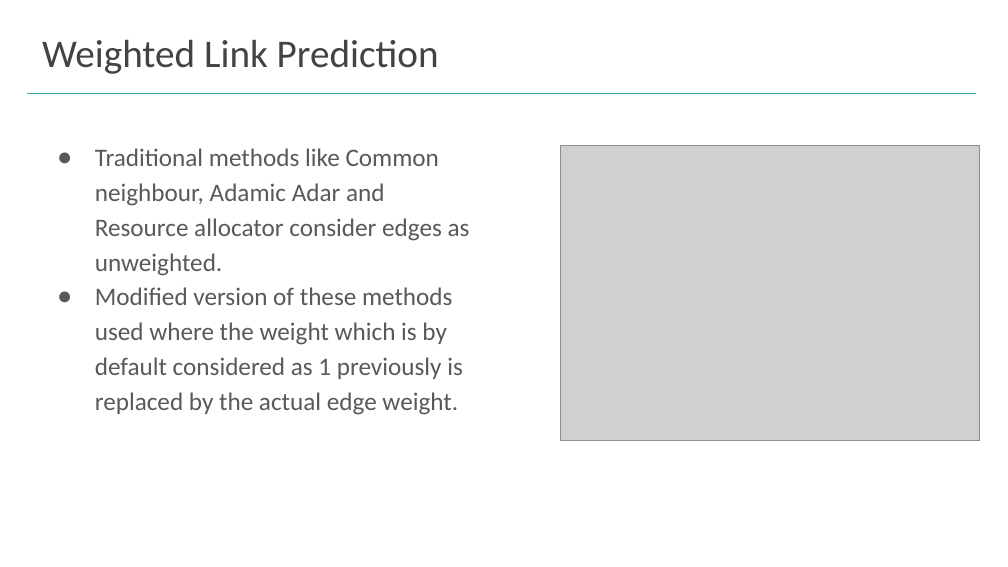
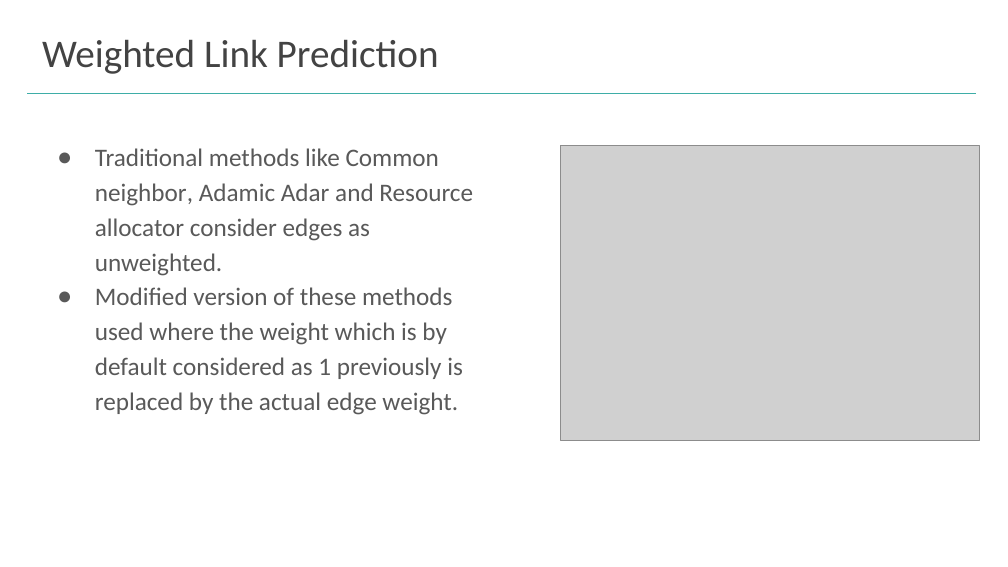
Before and after one commit to anchitgupt/mining-large-network-project, a slide deck: slide 26 of files/MLN_ppt.pptx. Drawn at 1008x567 pixels with LibreOffice and Linux fonts; fonts in the diff are those of the drawing; grey boxes stand for pictures. Boxes give left, top, right and bottom in pixels: in the first picture for what was removed or moved away, otherwise in the second. Text is boxed around its words. In the diff, an @@ line names an element or a change of style, - is before the commit and + after.

```diff
--- a/files/MLN_ppt.pptx
+++ b/files/MLN_ppt.pptx
@@ text at bbox=[95, 148, 473, 276]: text changed @@
-● Traditional methods like Common neighbour, Adamic Adar and Resource allocator consider edges as unweighted.
+● Traditional methods like Common neighbor, Adamic Adar and Resource allocator consider edges as unweighted.
```
Also in this commit, not shown: 2 other slides changed, 9 other files.
